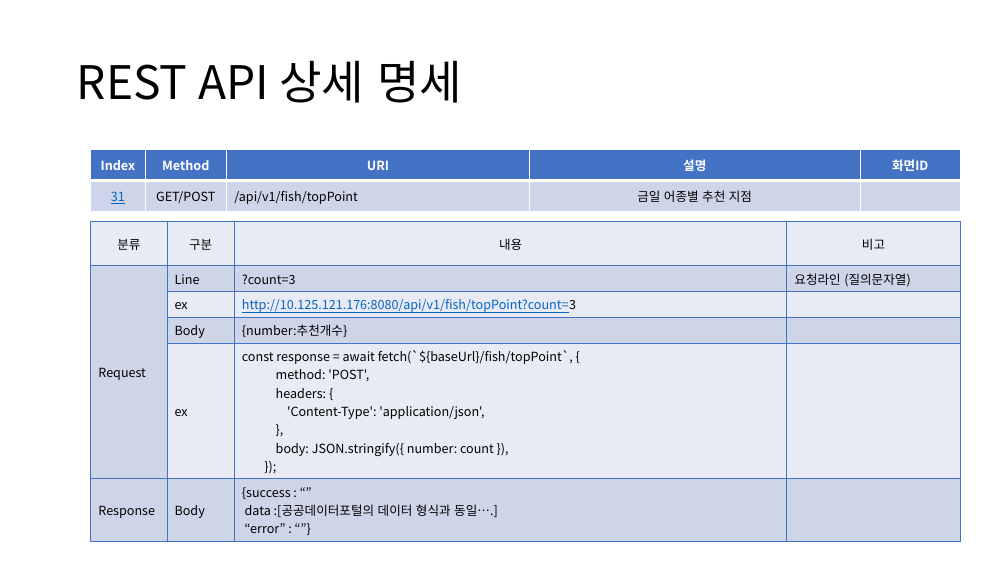
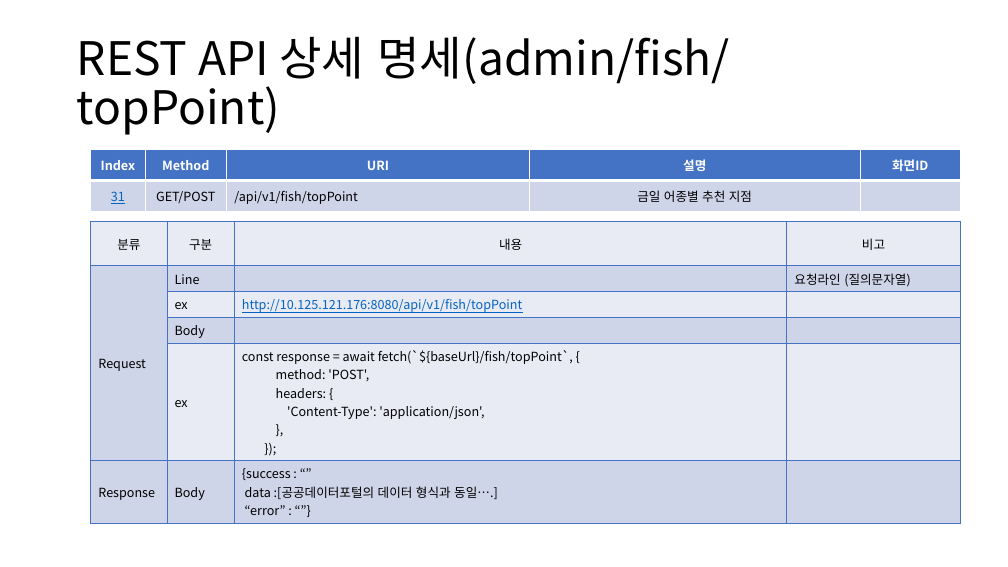
Before and after one commit to sujidaddy/workspace_miniproject, a slide deck: slide 54 of 미니프로젝트계획서제출용.pptx. Drawn at 1008x567 pixels with LibreOffice and Linux fonts; fonts in the diff are those of the drawing. Boxes give left, top, right and bottom in pixels: in the first picture for what was removed or moved away, otherwise in the second. Text is boxed around its words. In the diff, an @@ line names an element or a change of style, - is before the commit and + after.

```diff
--- a/미니프로젝트계획서제출용.pptx
+++ b/미니프로젝트계획서제출용.pptx
@@ title at <box>77,36,730,135</box>: text changed @@
-REST API 상세 명세
+REST API 상세 명세(admin/fish/topPoint)
@@ table at <box>91,222,960,519</box> @@
-row 2, column 3: ?count=3
+row 2, column 3: 
-row 3, column 3: http://10.125.121.176:8080/api/v1/fish/topPoint?count=3
+row 3, column 3: http://10.125.121.176:8080/api/v1/fish/topPoint
-row 4, column 3: {number:추천개수}
+row 4, column 3: 
-row 5, column 3: const response = await fetch(`${baseUrl}/fish/topPoint`, { / method: 'POST', / headers: { / 'Content-Type': 'application/json', / }, / body: JSON.stringify({ number: count }), / });
+row 5, column 3: const response = await fetch(`${baseUrl}/fish/topPoint`, { / method: 'POST', / headers: { / 'Content-Type': 'application/json', / }, / });
```
Also in this commit, not shown: 22 other slides changed, 1 slide added, 8 other files.
